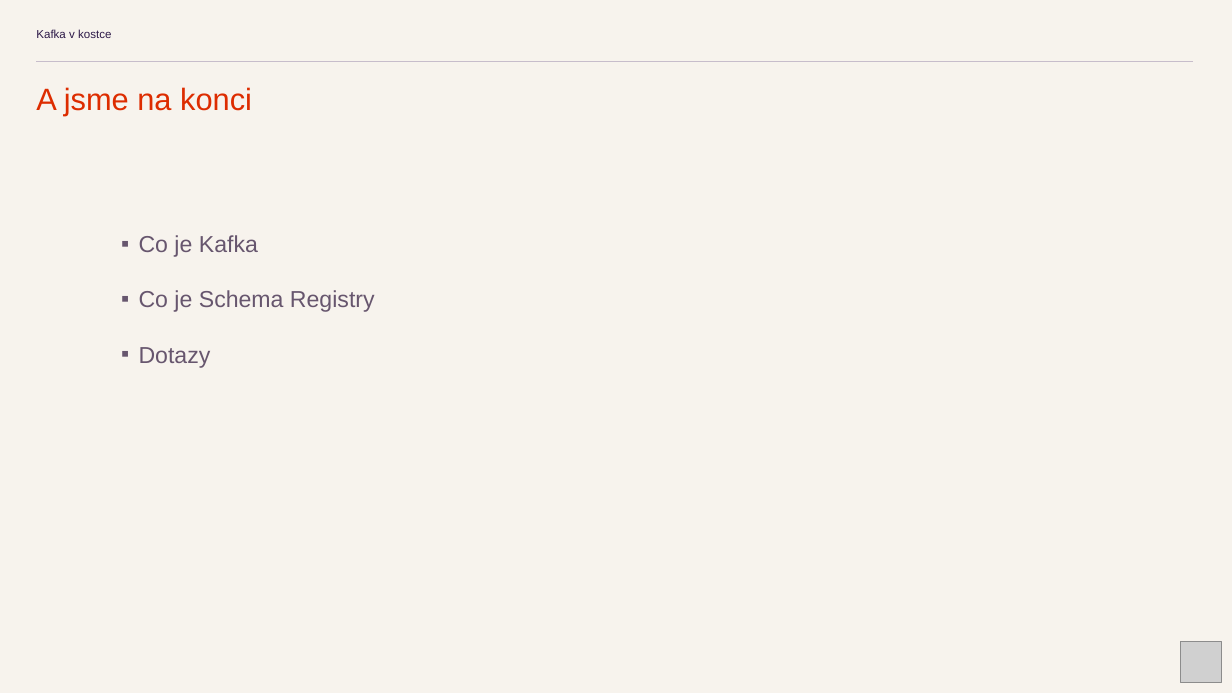
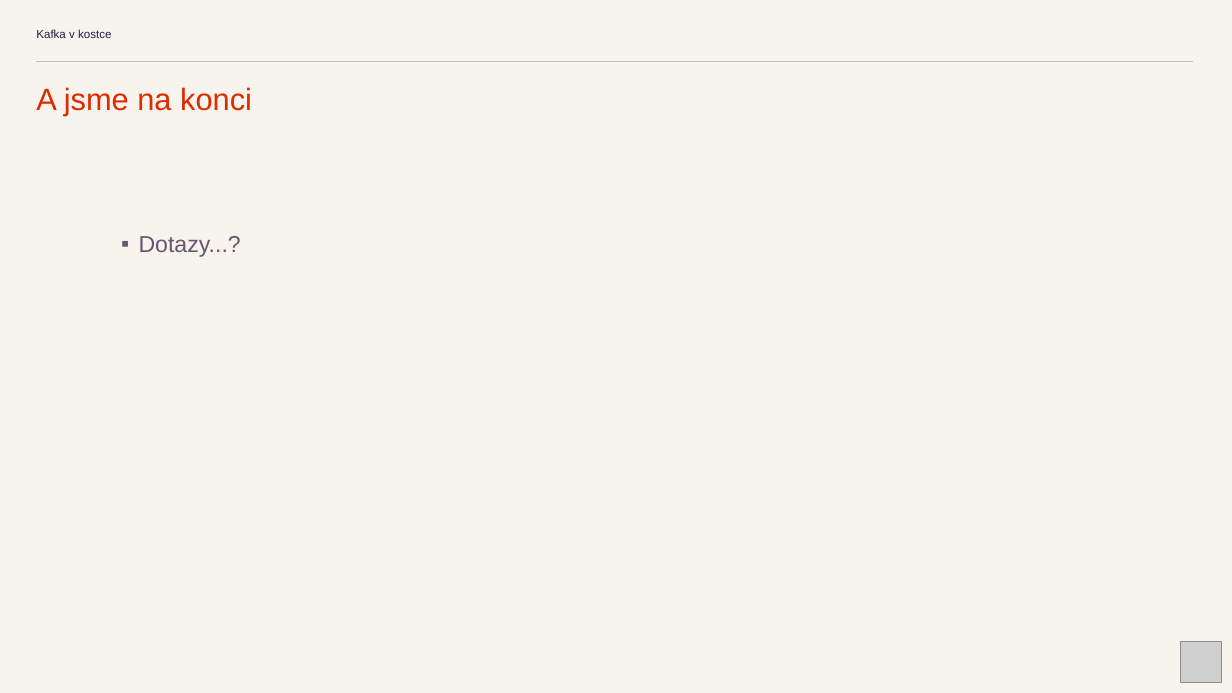
Before and after one commit to kicune/kafka_v_kostce, a slide deck: slide 24 of prez/Kafka v kostce.pptx. Drawn at 1232x693 pixels with LibreOffice and Linux fonts; fonts in the diff are those of the drawing; grey boxes stand for pictures. Boxes give left, top, right and bottom in pixels: in the first picture for what was removed or moved away, otherwise in the second. Text is boxed around its words. In the diff, an @@ line names an element or a change of style, - is before the commit and + after.

```diff
--- a/prez/Kafka v kostce.pptx
+++ b/prez/Kafka v kostce.pptx
@@ text at (139,236,241,257): text changed @@
-▪ Co je Kafka
-▪ Co je Schema Registry
-▪ Dotazy
+▪ Dotazy...?
```
Also in this commit, not shown: 16 other slides changed.
